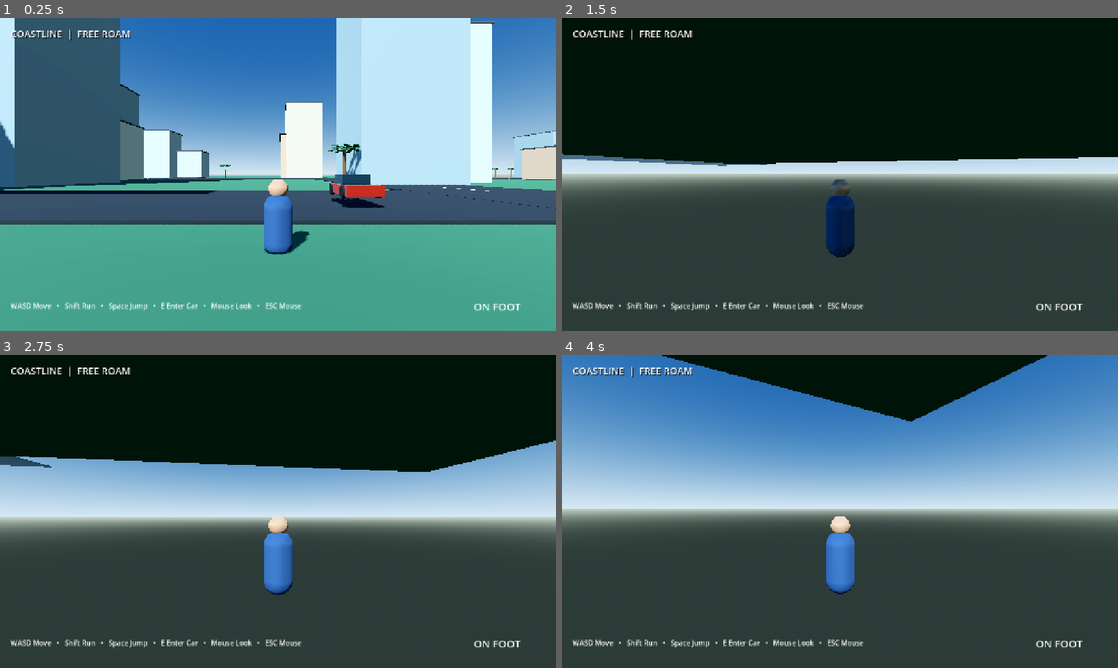
Above: before the commit, frames 1-4 (two rows, left to right).
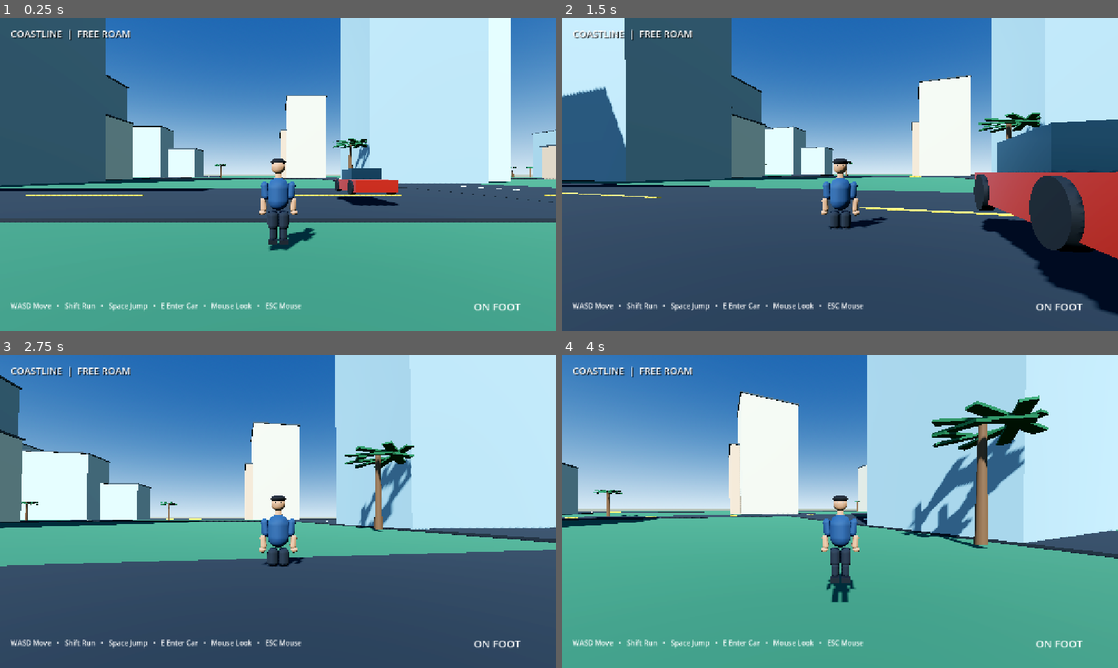
Above: after the commit, the same moments.

Repository: nhghgvve-dotcom/gta-6-recreation
Game: Godot game, scene res://Main.tscn
The game is run twice, just before and just after one commit, with the same random seed, the same clock (stepped at 60 frames per second) and the same inputs.
Inputs (mouse positions are in pixels of both pictures, inside the frame that each line leads up to):
- Up to frame 1 (0.25 s): no input
- Up to frame 2 (1.5 s): tap Enter at 0.5 s; move the mouse to (867, 174) at 0.52 s; hold W from 0.53 s (still down); tap E at 0.6 s; tap Space at 0.77 s; move the mouse to (812, 174) at 1.27 s; tap Shift at 1.35 s
- Up to frame 3 (2.75 s): keep holding W; tap Space at 1.52 s; move the mouse to (289, 505) at 2.02 s; tap E at 2.1 s
- Up to frame 4 (4 s): keep holding W; move the mouse to (834, 517) at 2.77 s; tap Shift at 2.85 s; tap Space at 3.02, 3.77 s; move the mouse to (878, 514) at 3.52 s; tap E at 3.6 s

The runs differ from the first frame. In frame 1, 14% of the frame differs, in the area x 0-100%, y 0-76%; in frame 2, 97%, in the area x 0-100%, y 0-100%; in frame 3, 92%; in frame 4, 78%.

Commit message:
Add human player model and solid island collision floor

Diff:
--- a/Coastline/scripts/main.gd
+++ b/Coastline/scripts/main.gd
@@ -94,7 +94,7 @@
 	var white := _mat(Color(0.91, 0.90, 0.80))
 	var yellow := _mat(Color(0.95, 0.73, 0.22))
 	var ocean := _mat(Color(0.035, 0.36, 0.51), 0.24, 0.18)
-	_mesh_box(self, Vector3(0, -1.2, 0), Vector3(WORLD_SIZE, 2, WORLD_SIZE), grass, "Island")
+	_static_box(self, Vector3(0, -1.2, 0), Vector3(WORLD_SIZE, 2, WORLD_SIZE), grass)
 	_mesh_box(self, Vector3(-WORLD_SIZE * 0.5 - 35, -1.4, 0), Vector3(110, 1, WORLD_SIZE + 100), ocean, "Ocean")
 	_mesh_box(self, Vector3(-WORLD_SIZE * 0.5 + 18, -0.48, 0), Vector3(42, 0.35, WORLD_SIZE + 10), sand, "Beach")
 	for z in [-180.0, -90.0, 0.0, 90.0, 180.0]:
@@ -156,43 +156,116 @@
 		leaf.rotation.x = -0.18
 		add_child(leaf)
 
+func _make_capsule(parent: Node3D, pos: Vector3, radius: float, height: float, material: Material, node_name: String) -> MeshInstance3D:
+	var part := MeshInstance3D.new()
+	part.name = node_name
+	var mesh := CapsuleMesh.new()
+	mesh.radius = radius
+	mesh.height = height
+	part.mesh = mesh
+	part.material_override = material
+	part.position = pos
+	parent.add_child(part)
+	return part
+
 func _create_player() -> void:
 	player = CharacterBody3D.new()
 	player.name = "Player"
-	player.position = Vector3(5, 1.1, 12)
+	# CharacterBody origin is at the capsule centre; the island top is y=-0.2.
+	player.position = Vector3(5, 0.72, 12)
+	player.floor_snap_length = 0.35
+	player.floor_max_angle = deg_to_rad(48.0)
 	add_child(player)
-	var capsule := CapsuleMesh.new()
-	capsule.radius = 0.42
-	capsule.height = 1.8
+
 	player_visual = Node3D.new()
+	player_visual.name = "HumanCharacter"
 	player.add_child(player_visual)
-	var body_mesh := MeshInstance3D.new()
-	body_mesh.mesh = capsule
-	body_mesh.material_override = _mat(Color(0.13, 0.25, 0.42))
-	player_visual.add_child(body_mesh)
+
+	var skin := _mat(Color(0.68, 0.46, 0.32), 0.72)
+	var shirt := _mat(Color(0.10, 0.22, 0.34), 0.78)
+	var trousers := _mat(Color(0.075, 0.095, 0.12), 0.88)
+	var shoes := _mat(Color(0.025, 0.03, 0.035), 0.9)
+	var hair := _mat(Color(0.055, 0.035, 0.025), 0.95)
+	var eye_mat := _mat(Color(0.025, 0.018, 0.012), 0.45)
+
+	# Torso, neck and head create a recognisable human silhouette.
+	_make_capsule(player_visual, Vector3(0, 1.02, 0), 0.255, 0.78, shirt, "Torso")
+	var neck := MeshInstance3D.new()
+	var neck_mesh := CylinderMesh.new()
+	neck_mesh.top_radius = 0.085
+	neck_mesh.bottom_radius = 0.10
+	neck_mesh.height = 0.16
+	neck.mesh = neck_mesh
+	neck.material_override = skin
+	neck.position = Vector3(0, 1.43, 0)
+	player_visual.add_child(neck)
+
 	var head := MeshInstance3D.new()
-	var sphere := SphereMesh.new()
-	sphere.radius = 0.28
-	sphere.height = 0.56
-	head.mesh = sphere
-	head.material_override = _mat(Color(0.72, 0.52, 0.38))
-	head.position.y = 1.05
+	var head_mesh := SphereMesh.new()
+	head_mesh.radius = 0.17
+	head_mesh.height = 0.36
+	head.mesh = head_mesh
+	head.material_override = skin
+	head.position = Vector3(0, 1.68, 0)
 	player_visual.add_child(head)
+
+	var hair_cap := MeshInstance3D.new()
+	var hair_mesh := SphereMesh.new()
+	hair_mesh.radius = 0.176
+	hair_mesh.height = 0.19
+	hair_cap.mesh = hair_mesh
+	hair_cap.material_override = hair
+	hair_cap.position = Vector3(0, 1.79, -0.015)
+	player_visual.add_child(hair_cap)
+
+	# Small facial details face the character's forward direction (-Z).
+	for eye_x in [-0.065, 0.065]:
+		var eye := MeshInstance3D.new()
+		var eye_mesh := SphereMesh.new()
+		eye_mesh.radius = 0.018
+		eye_mesh.height = 0.025
+		eye.mesh = eye_mesh
+		eye.material_override = eye_mat
+		eye.position = Vector3(eye_x, 1.70, -0.158)
+		player_visual.add_child(eye)
+
+	# Separate upper arms, forearms, thighs and lower legs.
+	for side in [-1.0, 1.0]:
+		var upper_arm := _make_capsule(player_visual, Vector3(side * 0.31, 1.10, 0), 0.095, 0.43, shirt, "UpperArm")
+		upper_arm.rotation.z = side * -0.12
+		var forearm := _make_capsule(player_visual, Vector3(side * 0.36, 0.76, -0.015), 0.075, 0.34, skin, "Forearm")
+		forearm.rotation.z = side * -0.08
+		var hand := MeshInstance3D.new()
+		var hand_mesh := SphereMesh.new()
+		hand_mesh.radius = 0.085
+		hand_mesh.height = 0.13
+		hand.mesh = hand_mesh
+		hand.material_override = skin
+		hand.position = Vector3(side * 0.38, 0.57, -0.015)
+		player_visual.add_child(hand)
+
+		var thigh := _make_capsule(player_visual, Vector3(side * 0.13, 0.39, 0), 0.125, 0.48, trousers, "Thigh")
+		var shin := _make_capsule(player_visual, Vector3(side * 0.13, 0.075, -0.015), 0.095, 0.38, trousers, "LowerLeg")
+		var shoe := _mesh_box(player_visual, Vector3(side * 0.13, -0.12, -0.075), Vector3(0.19, 0.12, 0.32), shoes, "Shoe")
+		shoe.rotation.x = 0.04
+
 	var collision := CollisionShape3D.new()
 	var shape := CapsuleShape3D.new()
-	shape.radius = 0.42
+	shape.radius = 0.34
 	shape.height = 1.8
 	collision.shape = shape
+	collision.position.y = 0.9
 	player.add_child(collision)
+
 	camera_pivot = Node3D.new()
-	camera_pivot.position = Vector3(0, 1.45, 0)
+	camera_pivot.position = Vector3(0, 1.48, 0)
 	player.add_child(camera_pivot)
 	var spring := SpringArm3D.new()
-	spring.spring_length = 6.0
+	spring.spring_length = 5.4
 	spring.margin = 0.25
 	camera_pivot.add_child(spring)
 	camera = Camera3D.new()
-	camera.fov = 74
+	camera.fov = 70
 	spring.add_child(camera)
 
 func _create_car() -> void:
